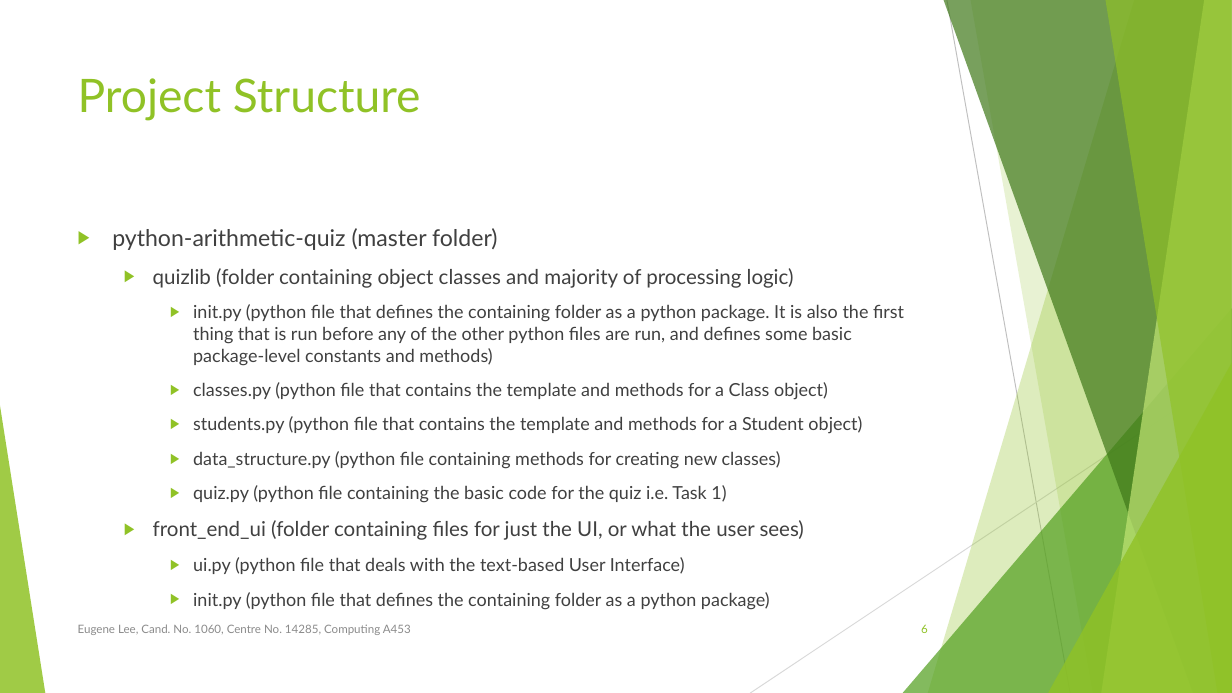
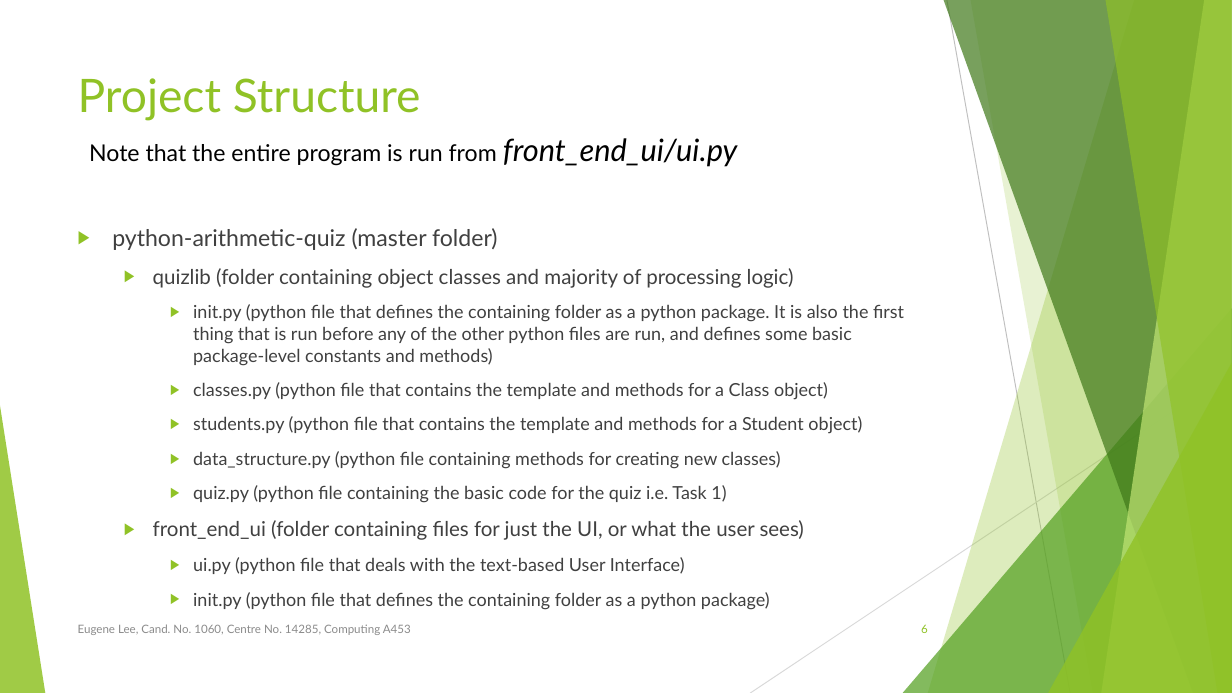
Before and after one commit to labcoatlazuli/python-arithmetic-quiz, a slide deck: slide 6 of A453 Presentation.pptx. Drawn at 1232x693 pixels with LibreOffice and Linux fonts; fonts in the diff are those of the drawing. Boxes give left, top, right and bottom in pixels: in the first picture for what was removed or moved away, otherwise in the second. Text is boxed around its words. In the diff, an @@ line names an element or a change of style, - is before the commit and + after.

Commit message:
Hotfix: Fix Program not working in IDLE
changed ui.py to add project folder to sys.path at the beginning of
execution

```diff
--- a/A453 Presentation.pptx
+++ b/A453 Presentation.pptx
@@ text added at bbox=[89, 138, 737, 167], 18 pt, text #000000 @@
+Note that the entire program is run from front_end_ui/ui.py
```
Also in this commit, not shown: 2 other files.
